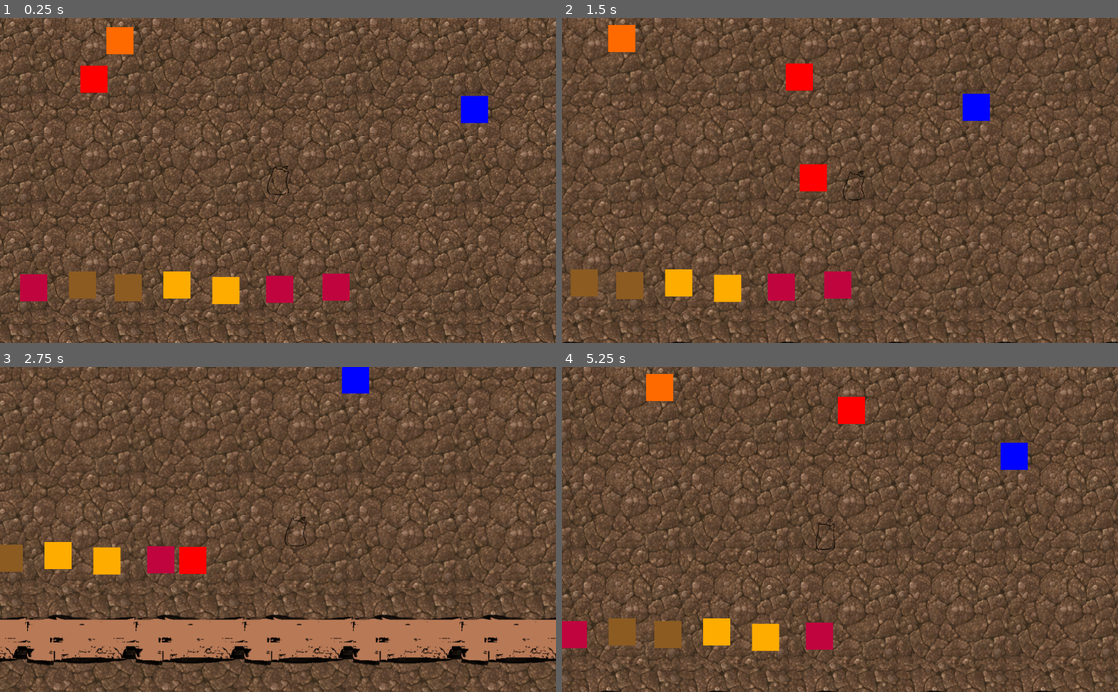
Above: before the commit, frames 1-4 (two rows, left to right).
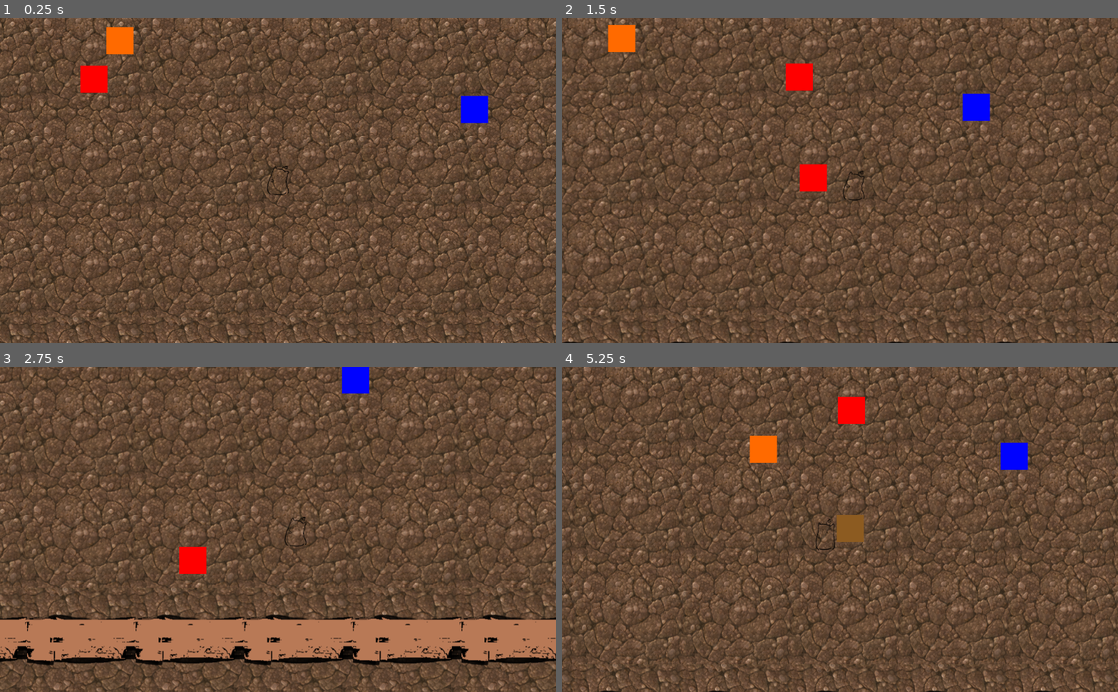
Above: after the commit, the same moments.

Repository: freejelliott/ldjam52
Game: Godot game, scene res://Game.tscn
Two runs of this game, one before a commit and one after it. Both use one fixed random seed, a clock stepped at 60 frames per second and the inputs below.
Inputs:
- Up to frame 1 (0.25 s): no input
- Up to frame 2 (1.5 s): hold D (move_right) 0.53-1.28 s; hold S (move_down) from 1.28 s (still down)
- Up to frame 3 (2.75 s): release S (move_down) at 2.03 s; hold D (move_right) from 2.03 s (still down)
- Up to frame 4 (5.25 s): release D (move_right) at 2.78 s; hold W (move_up) 2.78-3.53 s; hold A (move_left) 3.53-5.03 s; hold S (move_down) from 5.03 s (still down)

The runs differ from the first frame. In frame 1, 2.9% of the frame differs, in the area x 3-63%, y 77-89%; in frame 2, 2.5%; in frame 3, 1.6%; in frame 4, 3.7%, in the area x 0-55%, y 2-88%.

Commit message:
Vegetables spawn randomly.

Diff:
--- a/Game.gd
+++ b/Game.gd
@@ -1,14 +1,23 @@
 extends Node2D
+
+var Vegetable = preload('res://vegetable/Vegetable.tscn')
 
 
 # Declare member variables here. Examples:
 # var a: int = 2
 # var b: String = "text"
 
+var spawn_start : Vector2
+var spawn_end : Vector2
+
+onready var field = $Field
 
 # Called when the node enters the scene tree for the first time.
 func _ready() -> void:
-    pass # Replace with function body.
+    spawn_start.x = field.cell_size.x
+    spawn_start.y = field.cell_size.y
+    spawn_end.x = (field.width - 1) * field.cell_size.x
+    spawn_end.y = (field.height - 1) * field.cell_size.y
 
 
 # Called every frame. 'delta' is the elapsed time since the previous frame.
@@ -18,5 +27,13 @@
 
 func _physics_process(delta: float) -> void:
     #TODO: spawn enemies
-    #TODO: spawn veggies
     pass
+
+
+func _on_VegetableSpawnTimer_timeout() -> void:
+    var new_vegetable = Vegetable.instance()
+
+    new_vegetable.vegetable_type = new_vegetable.VegetableType.values()[rand_range(0, new_vegetable.VegetableType.size())]
+    new_vegetable.position.x = rand_range(spawn_start.x, spawn_end.x)
+    new_vegetable.position.y = rand_range(spawn_start.y, spawn_end.y)
+    add_child(new_vegetable)
--- a/Game.tscn
+++ b/Game.tscn
@@ -1,7 +1,6 @@
-[gd_scene load_steps=14 format=2]
+[gd_scene load_steps=13 format=2]
 
 [ext_resource path="res://player/Player.tscn" type="PackedScene" id=1]
-[ext_resource path="res://vegetable/Vegetable.tscn" type="PackedScene" id=2]
 [ext_resource path="res://den/Den.tscn" type="PackedScene" id=3]
 [ext_resource path="res://harvester/Harvester.tscn" type="PackedScene" id=4]
 [ext_resource path="res://hunter/Hunter.tscn" type="PackedScene" id=5]
@@ -105,27 +104,8 @@
 player_path = NodePath("../Player")
 horizontal = false
 
-[node name="Tomato" parent="." instance=ExtResource( 2 )]
-position = Vector2( 393, 745 )
+[node name="VegetableSpawnTimer" type="Timer" parent="."]
+wait_time = 3.0
+autostart = true
 
-[node name="Tomato2" parent="." instance=ExtResource( 2 )]
-position = Vector2( 950, 744 )
-
-[node name="Tomato3" parent="." instance=ExtResource( 2 )]
-position = Vector2( 846, 748 )
-
-[node name="Carrot" parent="." instance=ExtResource( 2 )]
-position = Vector2( 747, 750 )
-vegetable_type = 1
-
-[node name="Carrot2" parent="." instance=ExtResource( 2 )]
-position = Vector2( 657, 740 )
-vegetable_type = 1
-
-[node name="Potato" parent="." instance=ExtResource( 2 )]
-position = Vector2( 567, 745 )
-vegetable_type = 2
-
-[node name="Potato2" parent="." instance=ExtResource( 2 )]
-position = Vector2( 483, 740 )
-vegetable_type = 2
+[connection signal="timeout" from="VegetableSpawnTimer" to="." method="_on_VegetableSpawnTimer_timeout"]
